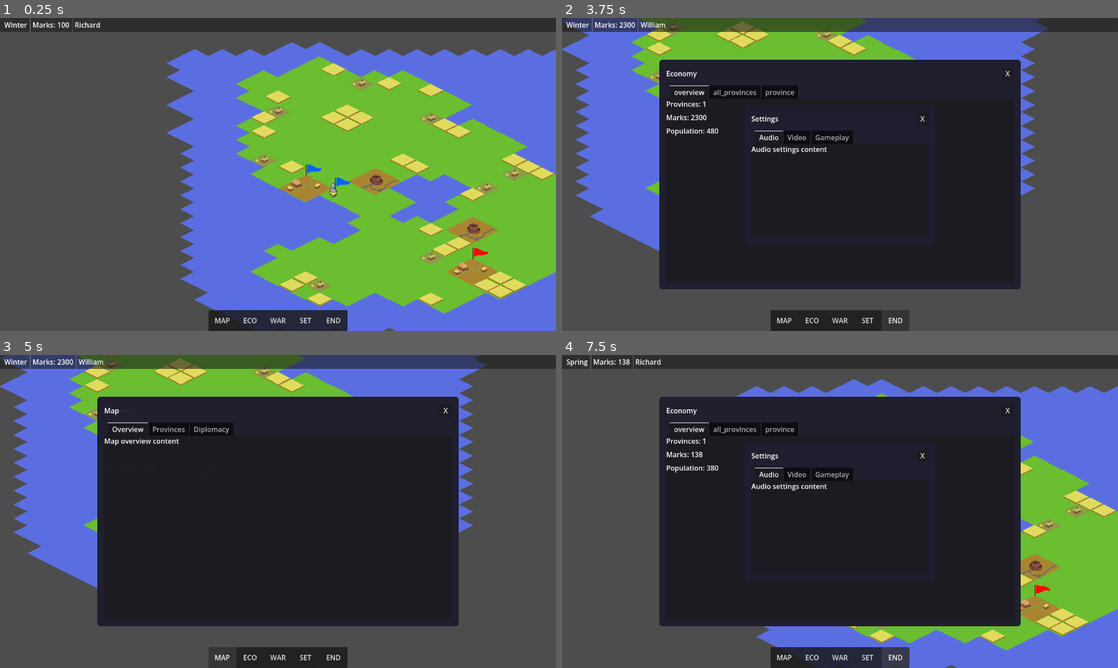
Above: before the commit, frames 1-4 (two rows, left to right).
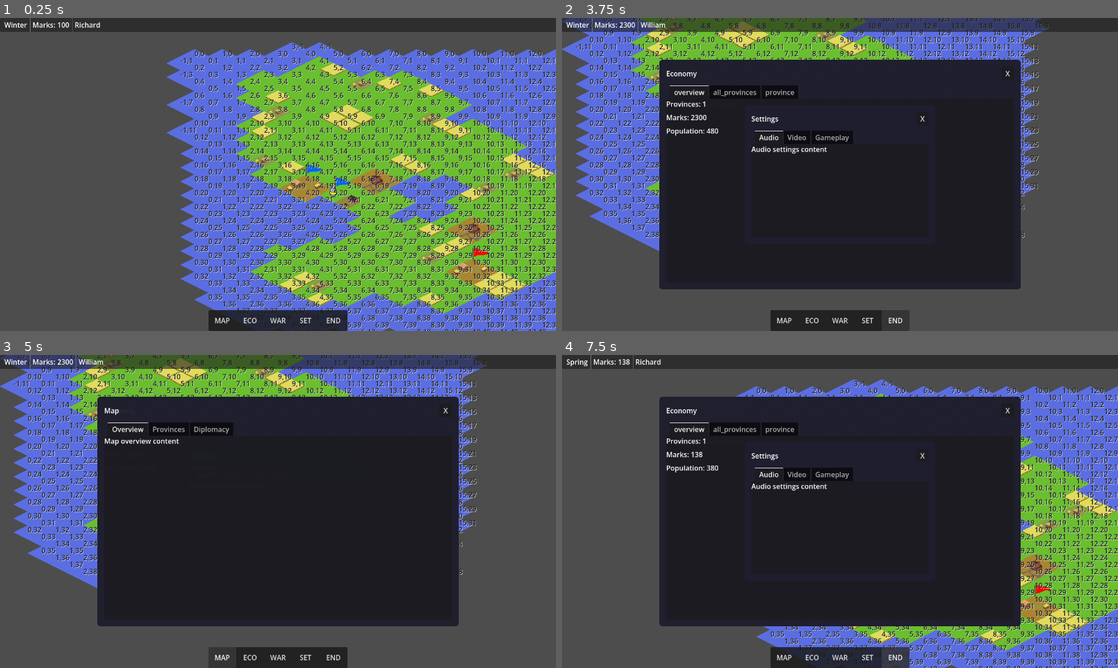
Above: after the commit, the same moments.

Repository: Charckle/strategemata_medieval
Game: Godot game, scene res://maps/overworld/test_maps/test_map_01/test_map_01.tscn
Two runs of this game, one before a commit and one after it. Both use one fixed random seed, a clock stepped at 60 frames per second and the inputs below. This scene is started directly instead of the project's main scene.
Inputs:
- Up to frame 1 (0.25 s): no input
- Up to frame 2 (3.75 s): click "MAP" at 0.5 s; click "ECO" at 1.25 s; click "WAR" at 2 s; click "SET" at 2.75 s; click "END" at 3.5 s
- Up to frame 3 (5 s): click "MAP" at 4.25 s
- Up to frame 4 (7.5 s): click "ECO" at 5 s; click "WAR" at 5.75 s; click "SET" at 6.5 s; click "END" at 7.25 s

The runs differ from the first frame. In frame 1, 15% of the frame differs, in the area x 32-100%, y 8-100%; in frame 2, 4.7%; in frame 3, 4.7%; in frame 4, 6.3%.

Commit message:
armies can move

Diff:
--- a/maps/overworld/o_base_map/o_base_map.gd
+++ b/maps/overworld/o_base_map/o_base_map.gd
@@ -12,8 +12,31 @@
 @onready var provinces = $provinces
 @onready var armies = $armies
 @onready var camera: Camera2D = $Camera2D
+@onready var path_line: Line2D = $PathLine
+@onready var tilemap: Node2D = $tilemap
 
 @onready var gui_node = $BasebottomGUI
+
+# Pathfinding and army selection (terrain only; armies do not block movement)
+var astar_graph: AStar2D
+var walkable_cells: Dictionary = {}
+var cell_to_point_id: Dictionary = {}
+var point_id_to_cell: Dictionary = {}
+var map_layer: TileMapLayer
+var selected_army: Node2D = null
+var path_target_cell: Vector2i = Vector2i(0x7FFFFFFF, 0x7FFFFFFF)  # invalid sentinel
+var current_path: Array[Vector2i] = []
+const ARMY_CENTER_OFFSET := Vector2(32, 16)
+const MOVE_DIRS := [
+	Vector2i(1, 0),
+	Vector2i(-1, 0),
+	Vector2i(0, 1),
+	Vector2i(0, -1),
+	Vector2i(1, 1),
+	Vector2i(1, -1),
+	Vector2i(-1, 1),
+	Vector2i(-1, -1),
+]
 
 func dummy_player_data():
 	players[0] = GlobalStuff.PlayerData.new(0, GlobalStuff.PLAYER_TYPE.HUMAN_LOCAL, 1, 0, "Richard", {"marks": 100, "people": 0})
@@ -40,6 +63,177 @@
 		child.base_map = self
 		child.set_flags()
 
+	_setup_astar_grid()
+	_snap_armies_to_cell_centers()
+	for child in armies.get_children():
+		if child.has_method("setup_selection_input"):
+			child.setup_selection_input()
+
+
+func _get_map_layer() -> TileMapLayer:
+	for child in tilemap.get_children():
+		if child is TileMapLayer and child.tile_set != null:
+			return child as TileMapLayer
+	return null
+
+
+func _setup_astar_grid() -> void:
+	map_layer = _get_map_layer()
+	if map_layer == null:
+		return
+	astar_graph = AStar2D.new()
+	walkable_cells.clear()
+	cell_to_point_id.clear()
+	point_id_to_cell.clear()
+
+	for cell in map_layer.get_used_cells():
+		var tile_data = map_layer.get_cell_tile_data(cell)
+		if tile_data == null:
+			continue
+		var walkable_data = tile_data.get_custom_data("walkable")
+		var is_walkable := true
+		if walkable_data != null:
+			is_walkable = bool(walkable_data)
+		if is_walkable:
+			walkable_cells[cell] = true
+
+	var next_id := 0
+	for cell_variant in walkable_cells.keys():
+		var cell: Vector2i = cell_variant
+		cell_to_point_id[cell] = next_id
+		point_id_to_cell[next_id] = cell
+		# Use isometric tile center positions for A* cost/heuristic so routes are straight in screen space.
+		astar_graph.add_point(next_id, map_layer.map_to_local(cell))
+		next_id += 1
+
+	for cell_variant in walkable_cells.keys():
+		var cell: Vector2i = cell_variant
+		var from_id: int = cell_to_point_id[cell]
+		for dir_variant in MOVE_DIRS:
+			var dir: Vector2i = dir_variant
+			var to_cell := cell + dir
+			if not walkable_cells.has(to_cell):
+				continue
+			var to_id: int = cell_to_point_id[to_cell]
+			if not astar_graph.are_points_connected(from_id, to_id):
+				astar_graph.connect_points(from_id, to_id, true)
+
+
+func _snap_armies_to_cell_centers() -> void:
+	if map_layer == null:
+		return
+	for army in armies.get_children():
+		var cell := get_army_cell(army)
+		if _is_walkable_cell(cell):
+			army.global_position = _get_cell_center_global(cell) - ARMY_CENTER_OFFSET
+
+
+func _is_walkable_cell(cell: Vector2i) -> bool:
+	return walkable_cells.has(cell)
+
+
+func _find_path_cells(from_cell: Vector2i, target_cell: Vector2i) -> Array[Vector2i]:
+	if astar_graph == null:
+		return []
+	if not _is_walkable_cell(from_cell) or not _is_walkable_cell(target_cell):
+		return []
+	var from_id: int = cell_to_point_id[from_cell]
+	var to_id: int = cell_to_point_id[target_cell]
+	var id_path: PackedInt64Array = astar_graph.get_id_path(from_id, to_id)
+	var cell_path: Array[Vector2i] = []
+	for id in id_path:
+		cell_path.append(point_id_to_cell[id])
+	return cell_path
+
+
+func get_cell_at_mouse() -> Vector2i:
+	if map_layer == null:
+		return Vector2i(0x7FFFFFFF, 0x7FFFFFFF)
+	var global_mouse := get_global_mouse_position()
+	var local := map_layer.to_local(global_mouse)
+	return map_layer.local_to_map(local)
+
+
+func get_army_cell(army: Node2D) -> Vector2i:
+	if map_layer == null:
+		return Vector2i(0, 0)
+	var local := map_layer.to_local(_get_army_center_global(army))
+	return map_layer.local_to_map(local)
+
+
+func _get_cell_center_global(cell: Vector2i) -> Vector2:
+	if map_layer == null:
+		return Vector2.ZERO
+	var local := map_layer.map_to_local(cell)
+	return map_layer.global_position + local
+
+
+func _get_army_center_global(army: Node2D) -> Vector2:
+	return army.global_position + ARMY_CENTER_OFFSET
+
+
+func select_army(army: Node2D) -> void:
+	if selected_army != null and selected_army != army and selected_army.has_method("set_selected"):
+		selected_army.set_selected(false)
+	selected_army = army
+	clear_path_preview()
+	if army != null and army.has_method("set_selected"):
+		army.set_selected(true)
+
+
+func clear_path_preview() -> void:
+	path_line.clear_points()
+	current_path.clear()
+	path_target_cell = Vector2i(0x7FFFFFFF, 0x7FFFFFFF)
+
+
+func _unhandled_input(event: InputEvent) -> void:
+	if event is InputEventMouseButton and event.pressed:
+		if event.button_index == MOUSE_BUTTON_RIGHT:
+			if selected_army != null and selected_army.has_method("set_selected"):
+				selected_army.set_selected(false)
+			selected_army = null
+			clear_path_preview()
+			return
+		if event.button_index == MOUSE_BUTTON_LEFT and selected_army != null and astar_graph != null:
+			var cell := get_cell_at_mouse()
+			if not _is_walkable_cell(cell):
+				return
+			if cell == path_target_cell and current_path.size() > 0:
+				execute_move()
+			else:
+				_try_show_path(cell)
+
+
+func _try_show_path(target_cell: Vector2i) -> void:
+	var from_cell := get_army_cell(selected_army)
+	if not _is_walkable_cell(from_cell):
+		return
+	var path_ids: Array[Vector2i] = _find_path_cells(from_cell, target_cell)
+	print("Army path from %s to %s: %s" % [from_cell, target_cell, path_ids])
+	current_path.clear()
+	for id in path_ids:
+		current_path.append(id)
+	if current_path.is_empty():
+		clear_path_preview()
+		return
+	path_target_cell = target_cell
+	path_line.clear_points()
+	for cell in current_path:
+		path_line.add_point(to_local(_get_cell_center_global(cell)))
+
+
+func execute_move() -> void:
+	if selected_army == null or current_path.is_empty() or map_layer == null:
+		clear_path_preview()
+		return
+	var end_cell: Vector2i = current_path[current_path.size() - 1]
+	var army = selected_army
+	army.global_position = _get_cell_center_global(end_cell) - ARMY_CENTER_OFFSET
+	if army.has_method("set_selected"):
+		army.set_selected(false)
+	clear_path_preview()
+	selected_army = null
 
 
 @rpc("any_peer", "call_local", "reliable")
--- a/maps/overworld/o_base_map/o_base_map.tscn
+++ b/maps/overworld/o_base_map/o_base_map.tscn
@@ -2,6 +2,7 @@
 
 [ext_resource type="Script" uid="uid://oyfhsh61o6ta" path="res://maps/overworld/o_base_map/o_base_map.gd" id="1_i7m4o"]
 [ext_resource type="PackedScene" uid="uid://cqsfl6wcfmb6j" path="res://menus/gui/base_bottom/basebottomGUI.tscn" id="1_pughb"]
+[ext_resource type="Script" uid="uid://b22ouhcqa77e" path="res://maps/overworld/o_base_map/tile_coords_debug.gd" id="2_0n9kl"]
 [ext_resource type="Script" uid="uid://7qwk2ti8nt2h" path="res://maps/overworld/o_base_map/camera_pan.gd" id="2_camera"]
 
 [node name="OBaseMap" type="Node2D" unique_id=1673006526]
@@ -13,6 +14,12 @@
 
 [node name="armies" type="Node2D" parent="." unique_id=1470001019]
 
+[node name="PathLine" type="Line2D" parent="." unique_id=405438521]
+width = 2.0
+
+[node name="TileCoordsDebug" type="Node2D" parent="." unique_id=943890162]
+script = ExtResource("2_0n9kl")
+
 [node name="BasebottomGUI" parent="." unique_id=956857993 instance=ExtResource("1_pughb")]
 
 [node name="Camera2D" type="Camera2D" parent="." unique_id=860185085]
--- /dev/null
+++ b/maps/overworld/o_base_map/tile_coords_debug.gd
@@ -0,0 +1,51 @@
+extends Node2D
+
+@export var enabled := true:
+	set(value):
+		enabled = value
+		visible = value
+		queue_redraw()
+
+@export var text_color: Color = Color(0.1, 0.1, 0.1, 1.0)
+@export var shadow_color: Color = Color(1.0, 1.0, 1.0, 0.8)
+@export var shadow_offset := Vector2(1, 1)
+
+@onready var _tilemap_root: Node = get_parent().get_node_or_null("tilemap")
+
+
+func _ready() -> void:
+	visible = enabled
+	queue_redraw()
+
+
+func _process(_delta: float) -> void:
+	if enabled:
+		queue_redraw()
+
+
+func _draw() -> void:
+	if not enabled:
+		return
+	var map_layer := _get_map_layer()
+	if map_layer == null:
+		return
+	var font := ThemeDB.fallback_font
+	if font == null:
+		return
+	var font_size := ThemeDB.fallback_font_size
+	for cell_variant in map_layer.get_used_cells():
+		var cell: Vector2i = cell_variant
+		var world := map_layer.global_position + map_layer.map_to_local(cell)
+		var local_pos := to_local(world)
+		var label := "%d,%d" % [cell.x, cell.y]
+		draw_string(font, local_pos + shadow_offset, label, HORIZONTAL_ALIGNMENT_LEFT, -1, font_size, shadow_color)
+		draw_string(font, local_pos, label, HORIZONTAL_ALIGNMENT_LEFT, -1, font_size, text_color)
+
+
+func _get_map_layer() -> TileMapLayer:
+	if _tilemap_root == null:
+		return null
+	for child in _tilemap_root.get_children():
+		if child is TileMapLayer and child.tile_set != null:
+			return child as TileMapLayer
+	return null
--- a/maps/overworld/test_maps/test_map_01/test_map_01.tscn
+++ b/maps/overworld/test_maps/test_map_01/test_map_01.tscn
@@ -6,6 +6,7 @@
 [ext_resource type="PackedScene" uid="uid://bpe0y7utvewqk" path="res://objects/overworld/town/town.tscn" id="4_enhbj"]
 [ext_resource type="PackedScene" uid="uid://cqq66khc4ubqw" path="res://objects/overworld/village/village.tscn" id="5_xgxji"]
 [ext_resource type="PackedScene" uid="uid://dioakqgy71pqq" path="res://objects/overworld/field/field.tscn" id="6_pud0s"]
+[ext_resource type="PackedScene" uid="uid://eaj3p4kvbv8x" path="res://objects/overworld/economy/basic_building/basic_building.tscn" id="7_a34qs"]
 [ext_resource type="PackedScene" uid="uid://xb32olvqv02n" path="res://objects/overworld/castle/castle.tscn" id="7_qq3c3"]
 [ext_resource type="PackedScene" uid="uid://40852rkknpec" path="res://objects/overworld/army/army_map_unit/armiy_figure.tscn" id="8_pud0s"]
 
@@ -81,6 +82,9 @@
 
 [node name="Field15" parent="provinces/Province/fields" parent_id_path=PackedInt32Array(496899077, 380677438) index="14" unique_id=550218542 instance=ExtResource("6_pud0s")]
 position = Vector2(480, 240)
+
+[node name="BasicEconomyBuilding" parent="provinces/Province/economy" parent_id_path=PackedInt32Array(496899077, 967963434) index="0" unique_id=1538586528 instance=ExtResource("7_a34qs")]
+position = Vector2(352, 336)
 
 [node name="Castle" parent="provinces/Province/defense" parent_id_path=PackedInt32Array(496899077, 1932121289) index="0" unique_id=938396409 instance=ExtResource("7_qq3c3")]
 position = Vector2(384, 272)
--- a/objects/overworld/army/army_map_unit/armiy_figure.gd
+++ b/objects/overworld/army/army_map_unit/armiy_figure.gd
@@ -4,10 +4,48 @@
 
 var base_map
 
+var _selection_input_connected := false
+var _outline_material: ShaderMaterial
+
+const OUTLINE_SHADER := preload("res://objects/overworld/army/army_map_unit/selection_outline.gdshader")
+
+
 func setup_building() -> void:
 	set_flags()
 
 
 func set_flags():
-	print("Iran")
 	$Flag.setup_flag()
+
+
+func setup_selection_input() -> void:
+	if _selection_input_connected or base_map == null:
+		return
+	var area := get_node_or_null("Area2D")
+	if area == null:
+		return
+	area.input_pickable = true
+	if not area.input_event.is_connected(_on_area_input_event):
+		area.input_event.connect(_on_area_input_event)
+	_selection_input_connected = true
+
+
+func _on_area_input_event(_viewport: Node, event: InputEvent, _shape_idx: int) -> void:
+	if base_map == null:
+		return
+	if event is InputEventMouseButton and event.button_index == MOUSE_BUTTON_LEFT and event.pressed:
+		base_map.select_army(self)
+		get_viewport().set_input_as_handled()
+
+
+func set_selected(selected: bool) -> void:
+	var figure := get_node_or_null("figure")
+	if figure == null:
+		return
+	if selected:
+		if _outline_material == null:
+			_outline_material = ShaderMaterial.new()
+			_outline_material.shader = OUTLINE_SHADER
+		figure.material = _outline_material
+	else:
+		figure.material = null
--- a/objects/overworld/army/army_map_unit/armiy_figure.tscn
+++ b/objects/overworld/army/army_map_unit/armiy_figure.tscn
@@ -15,6 +15,7 @@
 position = Vector2(36, 2)
 
 [node name="ground" type="Sprite2D" parent="." unique_id=2077454502]
+visible = false
 position = Vector2(32, 16)
 texture = ExtResource("1_ft7hr")
 
--- /dev/null
+++ b/objects/overworld/army/army_map_unit/selection_outline.gdshader
@@ -0,0 +1,23 @@
+shader_type canvas_item;
+
+uniform vec4 outline_color : source_color = vec4(1.0, 0.9, 0.2, 1.0);
+uniform float outline_width : hint_range(0.0, 5.0) = 1.0;
+uniform float outline_threshold : hint_range(0.0, 1.0) = 0.1;
+
+void fragment() {
+	vec2 ps = TEXTURE_PIXEL_SIZE;
+	float a = texture(TEXTURE, UV).a;
+	float outline = 0.0;
+	outline += step(outline_threshold, texture(TEXTURE, UV + vec2( outline_width * ps.x, 0.0)).a);
+	outline += step(outline_threshold, texture(TEXTURE, UV + vec2(-outline_width * ps.x, 0.0)).a);
+	outline += step(outline_threshold, texture(TEXTURE, UV + vec2(0.0,  outline_width * ps.y)).a);
+	outline += step(outline_threshold, texture(TEXTURE, UV + vec2(0.0, -outline_width * ps.y)).a);
+	outline = min(outline, 1.0);
+
+	vec4 col = texture(TEXTURE, UV);
+	if (outline > 0.0 && a < outline_threshold) {
+		COLOR = outline_color;
+	} else {
+		COLOR = col;
+	}
+}
--- a/objects/overworld/economy/basic_building/basic_building.gd
+++ b/objects/overworld/economy/basic_building/basic_building.gd
@@ -13,6 +13,7 @@
 
 @export var player_owner = 1
 
+var base_map
 
 func _ready() -> void:
 	update_for_stage()
Not shown, added: maps/overworld/o_base_map/tile_coords_debug.gd.uid
Not shown, added: objects/overworld/army/army_map_unit/selection_outline.gdshader.uid
